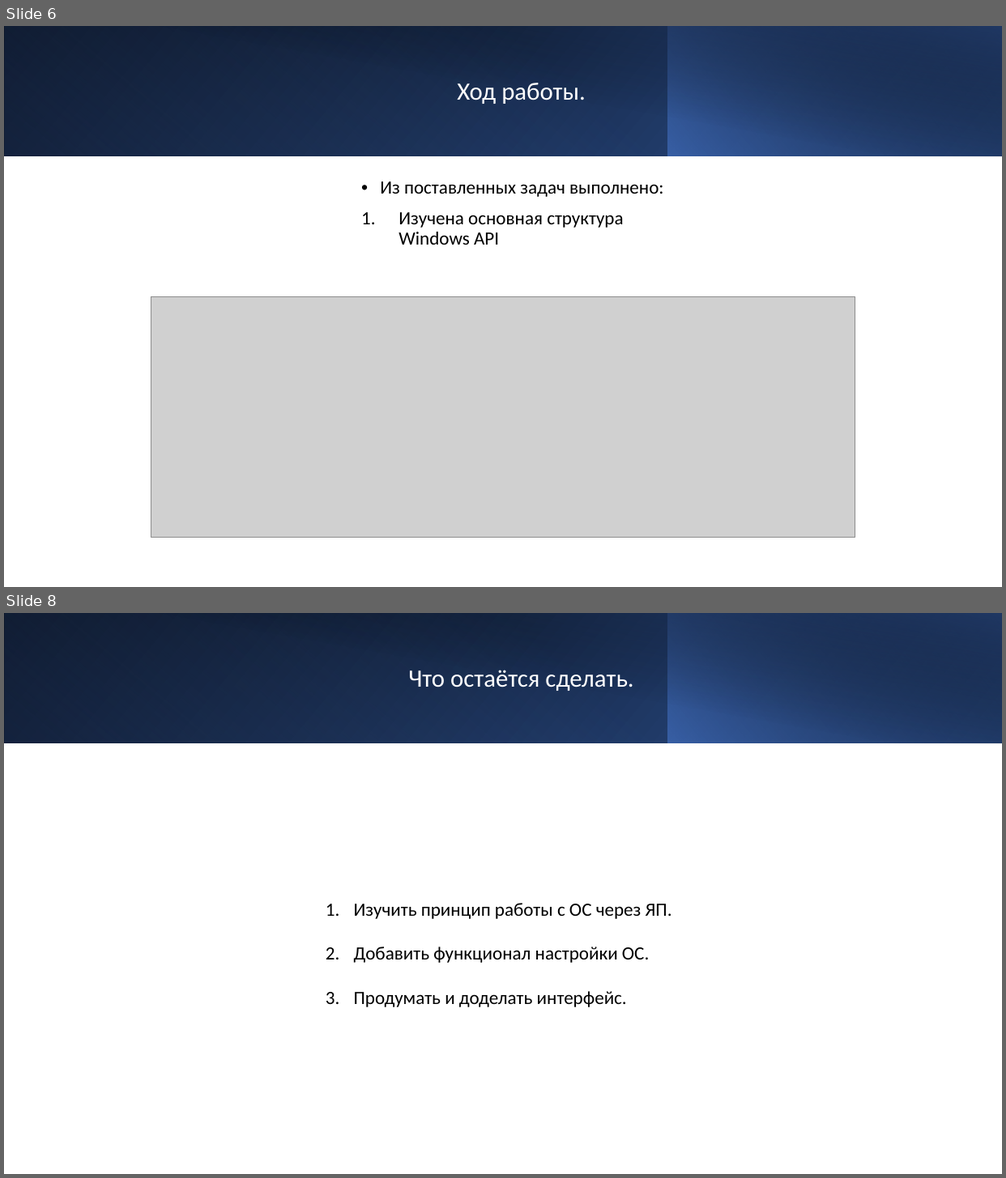
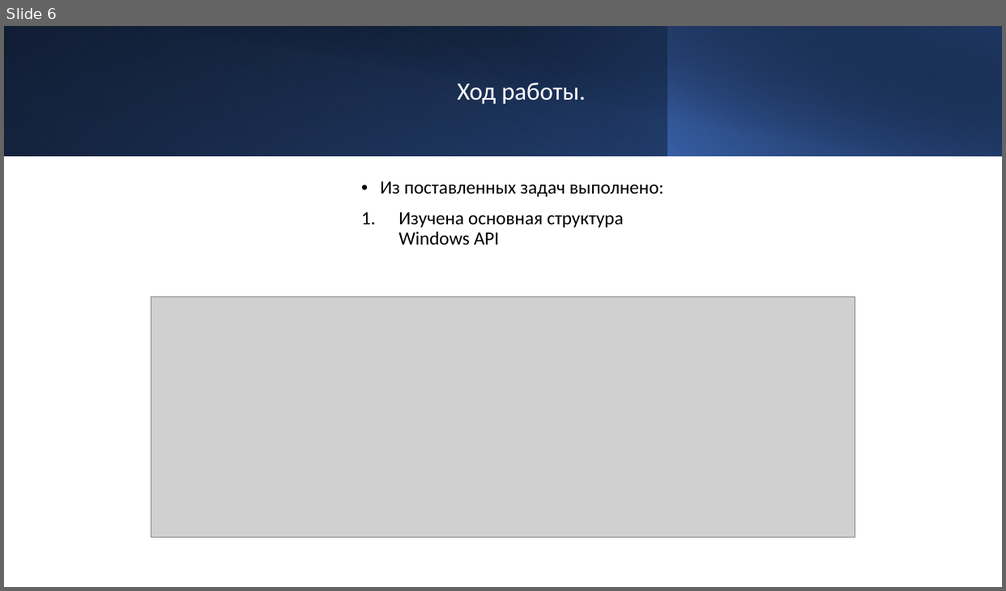
Before and after one commit to mosheadd/WinAPI_PRoject, a slide deck: Презентация.pptx. Shown one above the other, each under a label of ours: slides 6 and 8 before the commit, slide 6 after it; the slides between them are not shown. The pictures are 1006x1178 and 1006x591 pixels, drawn with LibreOffice and Linux fonts; fonts in the diff are those of the drawing; grey boxes stand for pictures. Boxes give left, top, right and bottom in pixels: in the first picture for what was removed or moved away, otherwise in the second. Text is boxed around its words. In the diff, an @@ line names an element or a change of style, - is before the commit and + after.

```diff
--- a/Презентация.pptx
+++ b/Презентация.pptx
@@ slide 8 removed at <box>4,613,1002,1174</box>, background #FFFFFF @@
@@ rectangle removed at <box>4,613,1002,743</box> @@
@@ rectangle removed at <box>4,613,669,743</box> @@
@@ rectangle removed at <box>41,613,1002,744</box> @@
@@ rectangle removed at <box>668,613,1002,743</box> @@
@@ title removed at <box>408,670,633,691</box> @@
-Что остаётся сделать.
@@ text removed at <box>354,903,672,1007</box> @@
-1. Изучить принцип работы с ОС через ЯП.
-2. Добавить функционал настройки ОС.
-3. Продумать и доделать интерфейс.
```
Also in this commit, not shown: 3 slides changed, 2 slides added, 9 other files.
